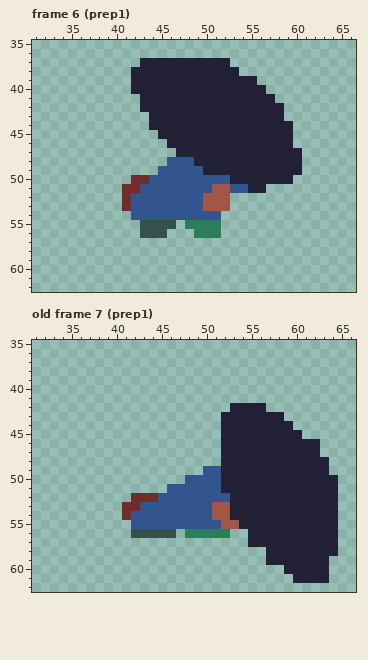
A pixel-art file gets an edit: Assets/Graphics/Enemies/StandartMushromm/mushromm.aseprite. This is how it looked before the edit.
96x96 pixels, 9 frames. Shown: frame 6 (prep1): x 31..66, y 35..62; old frame 7 (prep1): x 31..66, y 35..62. The commit also changed other frames, which this record leaves out.
After the commit:
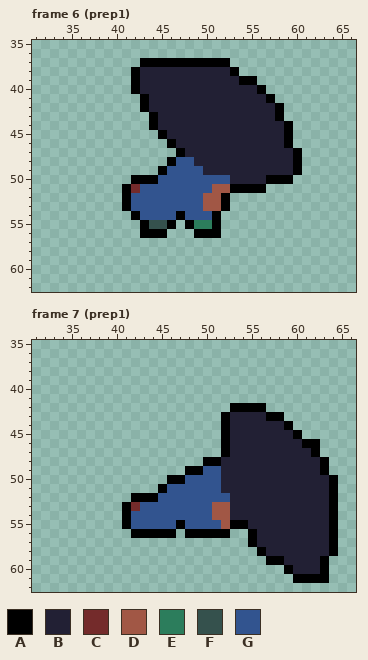
Palette (. is transparent): A #000000  B #222034  C #742b2b  D #a15745  E #2c7d5c  F #35514d  G #32548f
A new or re-ordered frame is compared with the old frame closest to it.
What changed:
frames 9 -> 19
layer "aestatic" now shown
Changed rows in their new state; - is an unchanged pixel.
Frame 6 (prep1), layer "aestatic":
first column x 41:
37 --AAAAAAAAAA--------
38 -A----------A-------
39 -A-----------AA-----
40 -A-------------A----
41 --A-------------A---
42 --A--------------A--
43 ---A-------------A--
44 ---A--------------A-
45 ----A-------------A-
46 -----A------------A-
47 ------A------------A
48 -----A-------------A
49 ----A--------------A
50 -AAA------------AAA-
51 A-----------AAAA----
52 A----------A--------
53 A----------A--------
54 -A----A---A---------
55 --A--A-A--A---------
56 --AAA---AAA---------
Frame 7 (prep1) is new; against old frame 7 (prep1), layer "aestatic":
first column x 41:
42 ------------AAAA--------
43 -----------A----AA------
44 -----------A------A-----
45 -----------A-------A----
46 -----------A--------AA--
47 -----------A---------A--
48 ---------AA-----------A-
49 -------AA-------------A-
50 -----AA----------------A
51 ----A------------------A
52 -AAA-------------------A
53 A----------------------A
54 A----------------------A
55 A-----A-----AA---------A
56 -AAAAA-AAAAA--A--------A
57 --------------A--------A
58 ---------------A-------A
59 ----------------AA----A-
60 ------------------A---A-
61 -------------------AAAA-
